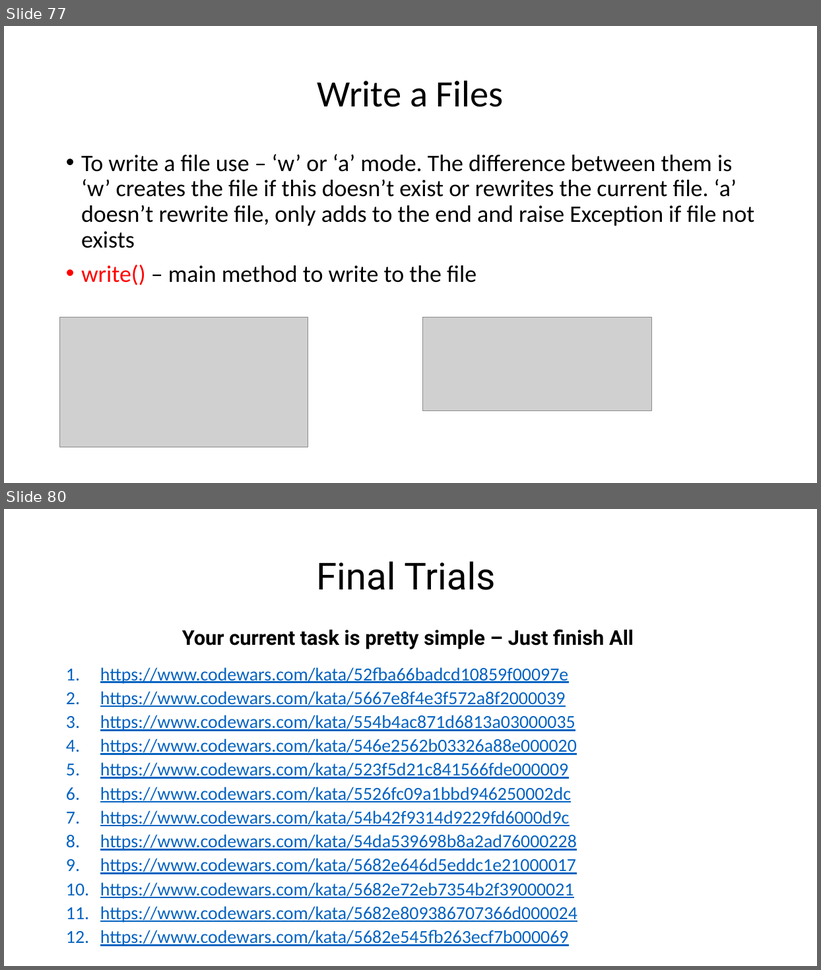
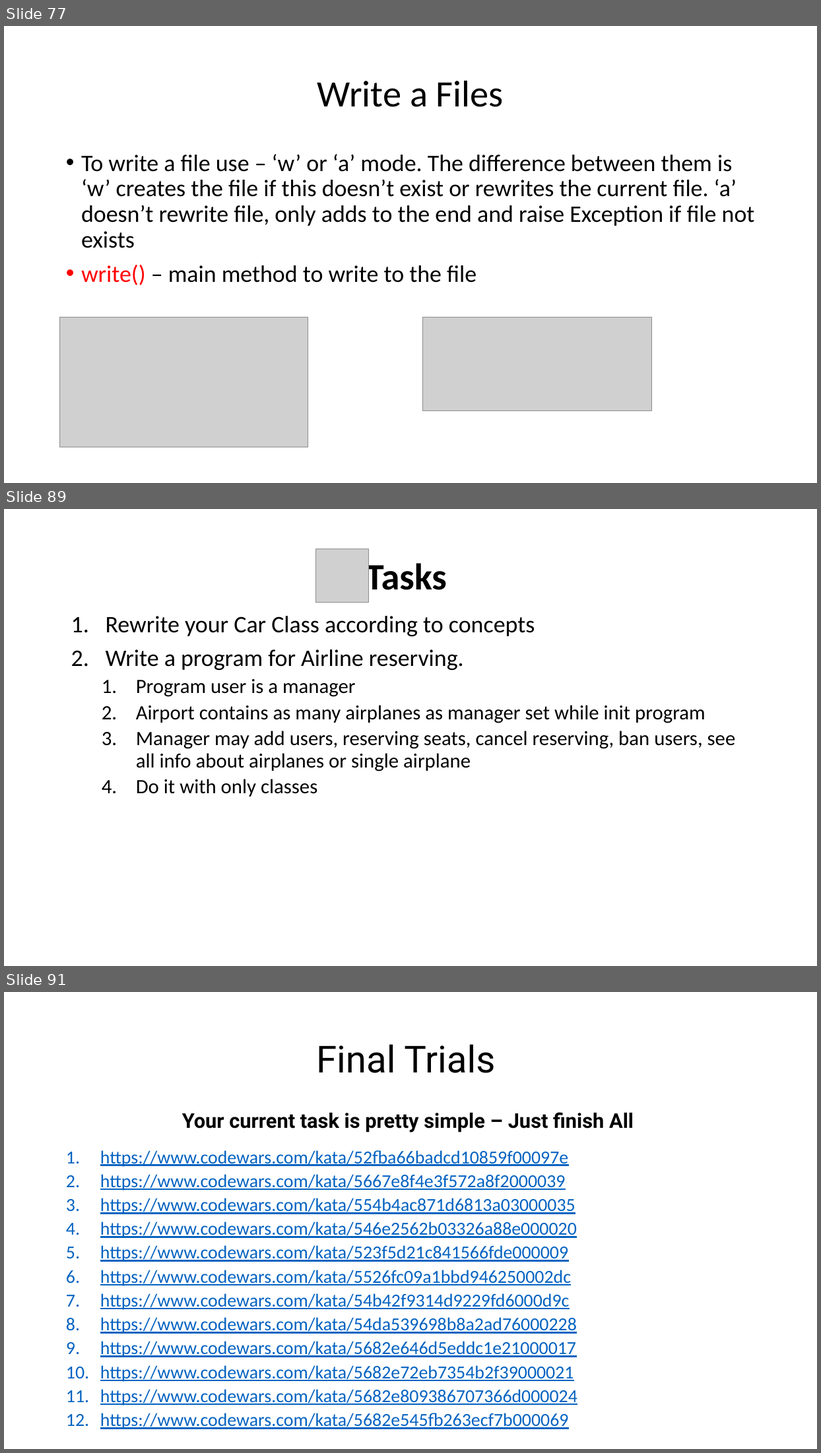
Before and after one commit to WonderLuc/brother-bootcamp, a slide deck: python 101/python_101.pptx. Shown one above the other, each under a label of ours: slides 77 and 80 before the commit, slides 77, 89 and 91 after it; the slides between them are not shown. The pictures are 821x970 and 821x1453 pixels, drawn with LibreOffice and Linux fonts; fonts in the diff are those of the drawing; grey boxes stand for pictures; background and template pictures are left out. Boxes give left, top, right and bottom in pixels: in the first picture for what was removed or moved away, otherwise in the second. Text is boxed around its words. In the diff, an @@ line names an element or a change of style, - is before the commit and + after.

Commit message:
feat: add classes block

```diff
--- a/python 101/python_101.pptx
+++ b/python 101/python_101.pptx
@@ slide 89 added at <box>4,509,817,966</box>, background picture (left out) @@
@@ picture added at <box>316,549,369,602</box> @@
@@ text added at <box>366,558,447,598</box>, 44 pt, text #000000, bold @@
+Tasks
@@ text added at <box>106,616,736,797</box>, 24 pt, text #000000 @@
+1. Rewrite your Car Class according to concepts
+2. Write a program for Airline reserving.
+  1. Program user is a manager
+  2. Airport contains as many airplanes as manager set while init program
+  3. Manager may add users, reserving seats, cancel reserving, ban users, see all info about airplanes or single airplane
+  4. Do it with only classes
@@ what was slide 80 is now slide 91 @@
```
Also in this commit, not shown: 2 slides changed, 10 other slides added, 1 other file.
